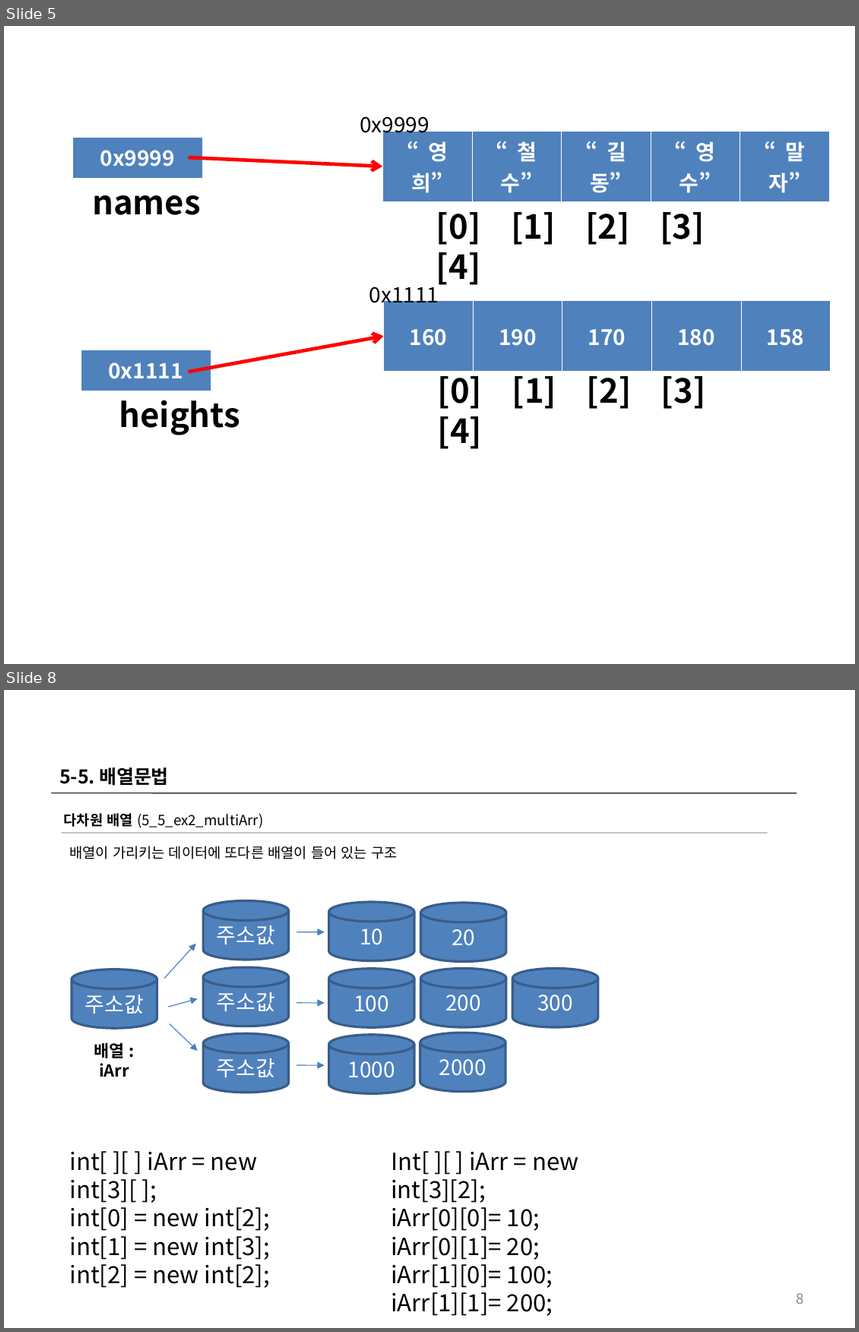
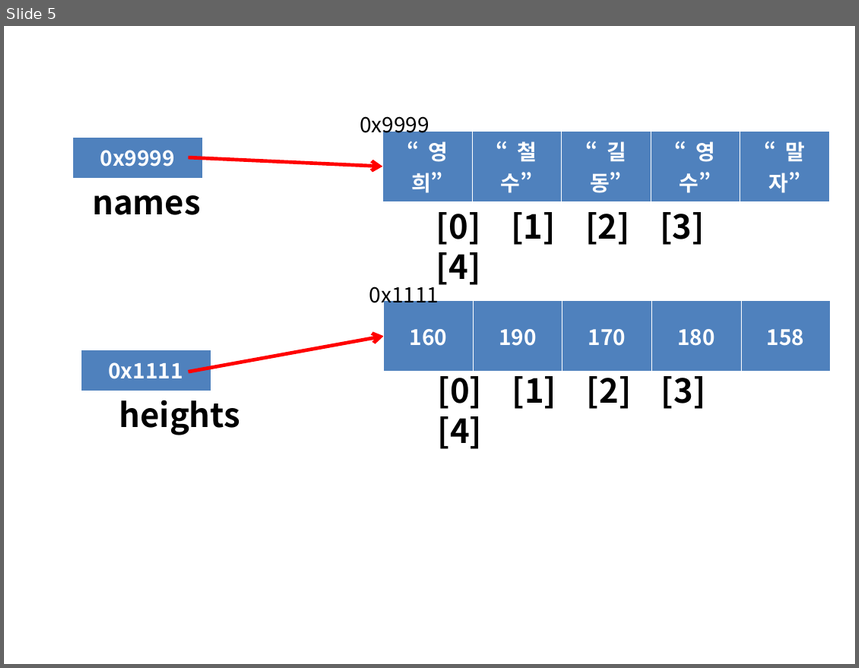
Before and after one commit to GOLDKUM/big-1, a slide deck: note/1_JAVA/1202.5_배열.ppt. Shown one above the other, each under a label of ours: slides 5 and 8 before the commit, slide 5 after it; the slides between them are not shown. The pictures are 859x1332 and 859x668 pixels, drawn with LibreOffice and Linux fonts; fonts in the diff are those of the drawing. Boxes give left, top, right and bottom in pixels: in the first picture for what was removed or moved away, otherwise in the second. Text is boxed around its words. In the diff, an @@ line names an element or a change of style, - is before the commit and + after.

```diff
--- a/note/1_JAVA/1202.5_배열.ppt
+++ b/note/1_JAVA/1202.5_배열.ppt
@@ slide 8 removed at <box>4,690,855,1328</box>, background #FFFFFF @@
@@ text removed at <box>59,768,168,786</box> @@
-5-5. 배열문법
@@ line removed from (52, 793) to (797, 793) @@
@@ text removed at <box>64,813,263,828</box> @@
-다차원 배열 (5_5_ex2_multiArr)
@@ line removed from (61, 833) to (768, 833) @@
@@ text removed at <box>69,846,397,859</box> @@
-배열이 가리키는 데이터에 또다른 배열이 들어 있는 구조
@@ cylinder removed at <box>203,901,288,960</box> @@
-주소값
@@ cylinder removed at <box>329,902,414,961</box> @@
-10
@@ cylinder removed at <box>421,903,506,961</box> @@
-20
@@ arrow removed from (297, 932) to (324, 932) @@
@@ arrow removed from (164, 979) to (196, 944) @@
@@ cylinder removed at <box>72,969,158,1028</box> @@
-주소값
@@ cylinder removed at <box>203,967,288,1026</box> @@
-주소값
@@ cylinder removed at <box>329,968,414,1027</box> @@
-100
@@ cylinder removed at <box>421,968,506,1027</box> @@
-200
@@ cylinder removed at <box>513,968,599,1027</box> @@
-300
@@ arrow removed from (168, 1007) to (197, 999) @@
@@ arrow removed from (297, 1003) to (324, 1003) @@
@@ arrow removed from (169, 1024) to (197, 1051) @@
@@ text removed at <box>94,1043,129,1077</box> @@
-배열 : iArr
@@ cylinder removed at <box>203,1034,288,1093</box> @@
-주소값
@@ cylinder removed at <box>329,1035,414,1094</box> @@
-1000
@@ cylinder removed at <box>420,1033,506,1092</box> @@
-2000
@@ arrow removed from (297, 1065) to (324, 1065) @@
@@ text removed at <box>69,1151,270,1288</box> @@
-int[ ][ ] iArr = new int[3][ ];
-int[0] = new int[2];
-int[1] = new int[3];
-int[2] = new int[2];
@@ text removed at <box>391,1151,579,1316</box> @@
-Int[ ][ ] iArr = new int[3][2];
-iArr[0][0]= 10;
-iArr[0][1]= 20;
-iArr[1][0]= 100;
-iArr[1][1]= 200;
-….
@@ page number removed at <box>797,1293,804,1304</box> @@
-8
```
Also in this commit, not shown: 5 slides changed, 12 other files.
